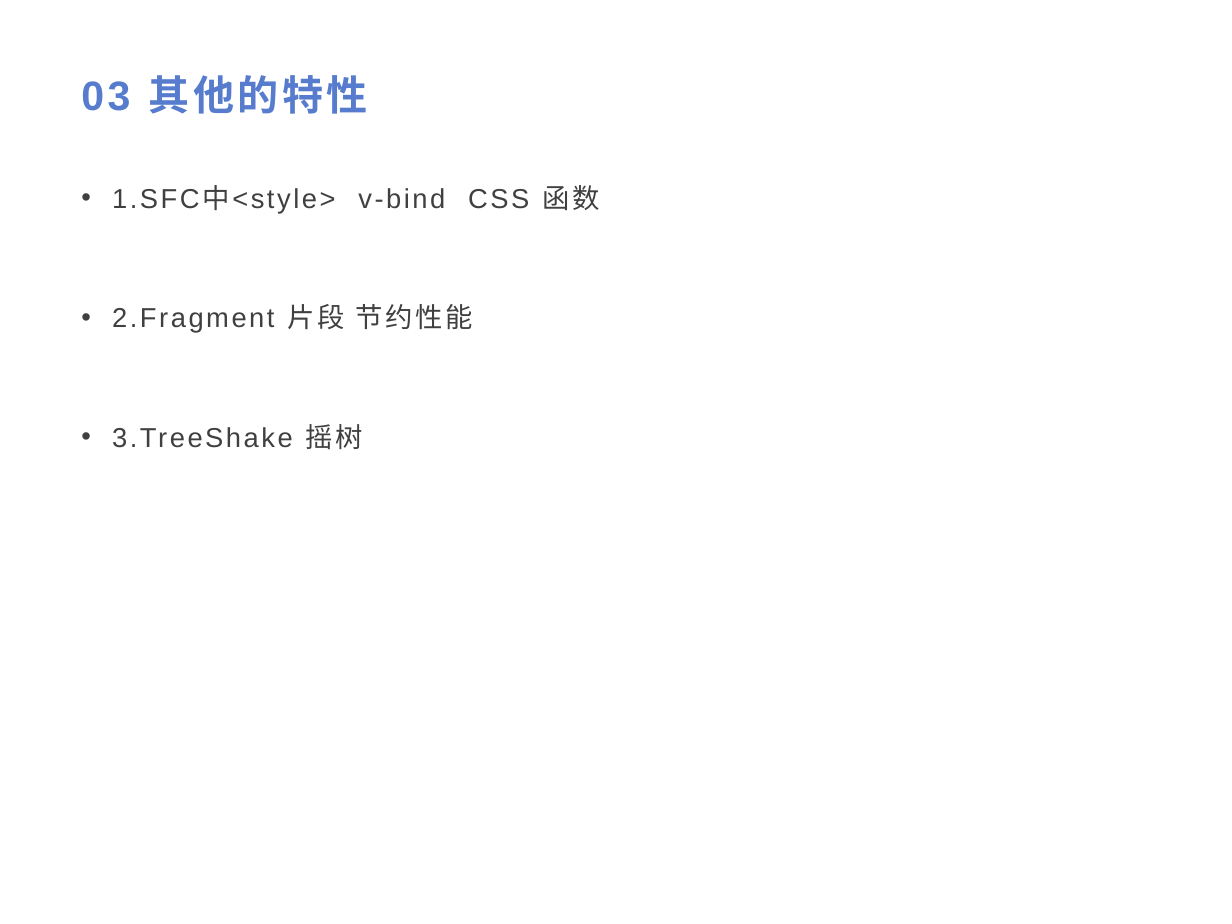
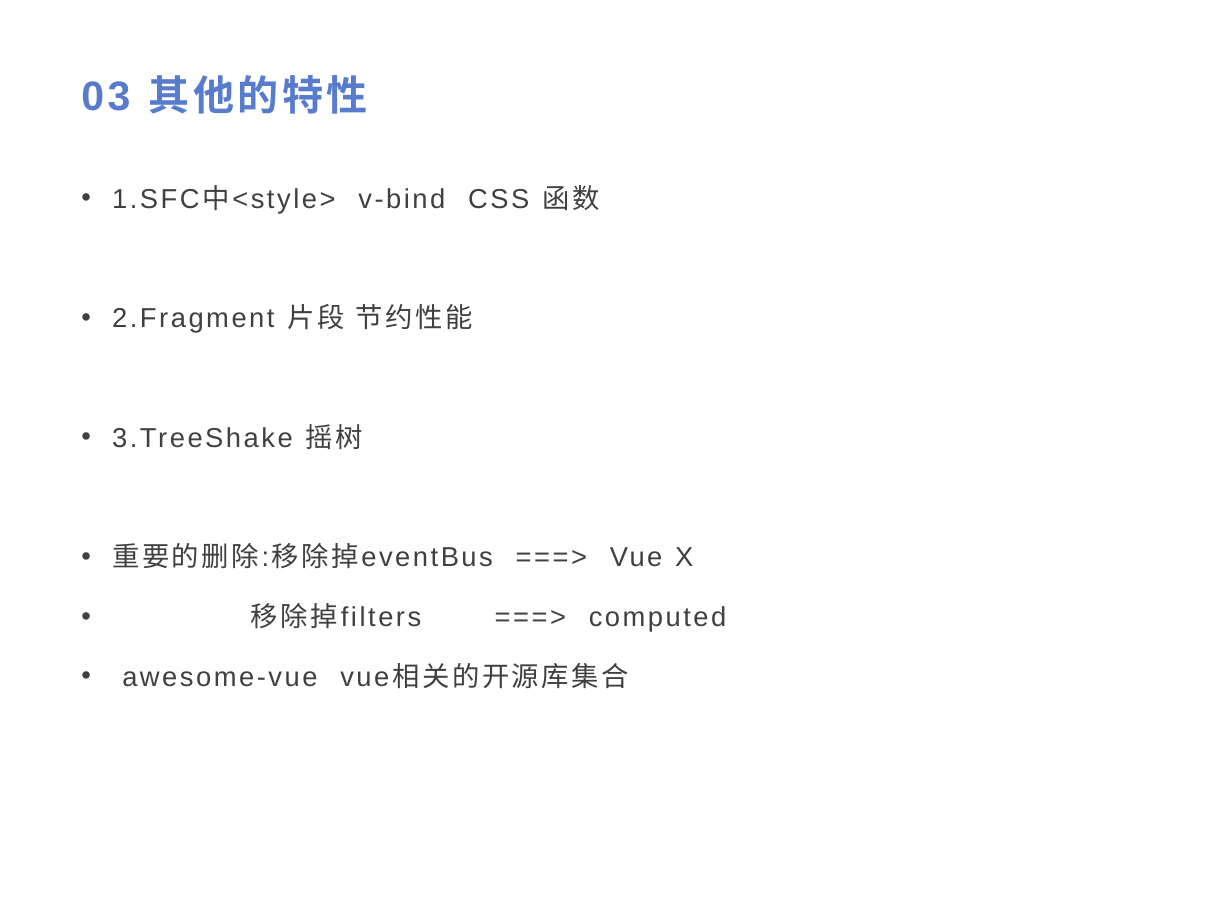
Before and after one commit to Yukon123/HelloVue3, a slide deck: slide 13 of Vue3.pptx (slide 12 before the commit). Drawn at 1232x924 pixels with LibreOffice and Linux fonts; fonts in the diff are those of the drawing. Boxes give left, top, right and bottom in pixels: in the first picture for what was removed or moved away, otherwise in the second. Text is boxed around its words. In the diff, an @@ line names an element or a change of style, - is before the commit and + after.

```diff
--- a/Vue3.pptx
+++ b/Vue3.pptx
@@ text at (x1=112, y1=543, x2=727, y2=687): paragraphs added @@
+• 重要的删除:移除掉eventBus ===> Vue X
+• 移除掉filters ===> computed
+• awesome-vue vue相关的开源库集合
```
Also in this commit, not shown: 9 other slides changed, 4 slides added, 2 slides removed, 20 other files.
